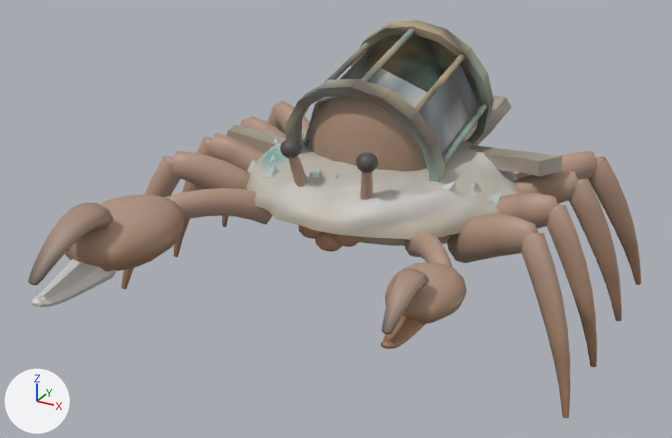
Before and after pictures for a commit that changed the glTF model assets/creatures/wreck_crab/wreck_crab.glb.
Camera for both pictures: a 50 mm camera at (1.28, -2.66, 1.56) aimed at (-0.01, -0.31, 0.39). Arrows for +X, +Y and +Z are at lower left; the lights stay in place. The first picture is the older version. Vertices at exactly the same position are counted once.

Objects in the first picture: 'wreck_crab'.
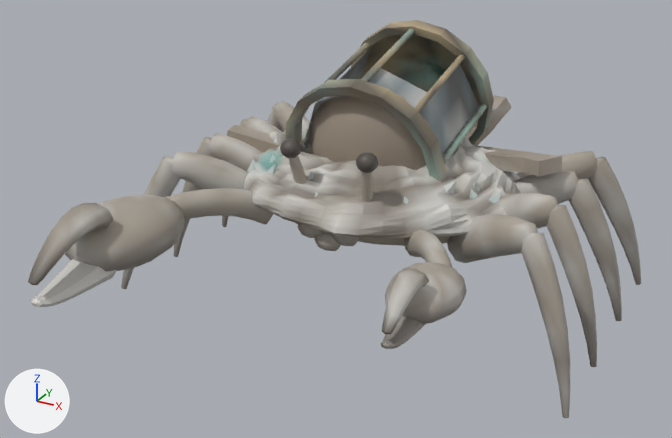
The change in detail:
me_wreck_crab is used by ob_wreck_crab; location (0.0, 0.0, 0.0).
me_wreck_crab had 3880 vertices, 7306 faces and spanned x -0.81..0.81, y -1.11..0.56, z 0.0..0.91.
me_wreck_crab now has 3934 vertices, 7418 faces and spans x -0.81..0.81, y -1.11..0.56, z 0.0..0.91.
me_wreck_crab part 1: 530 vertices moved from x -0.48..0.5, y -0.44..0.4, z 0.27..0.78 to x -0.5..0.49, y -0.45..0.38, z 0.27..0.78; 577 vertices removed from x -0.48..0.45, y -0.44..0.39, z 0.27..0.75; 631 vertices added at x -0.5..0.48, y -0.46..0.38, z 0.28..0.75.
me_wreck_crab part 2: 3854 kept faces spanning x -0.81..0.81, y -1.11..0.49, z 0.0..0.78 get new vertex colours.

Location of each change, (x1, y1, x2, y2) in pixels of the pictures (672 x 438 px; the box of a moved part takes in the faces that stretch with it):
part 1 of me_wreck_crab, moved or reshaped
    before: (246, 96, 519, 252)
    after: (244, 96, 521, 251)
part 2 of me_wreck_crab, recoloured
    both: (48, 96, 641, 418)
